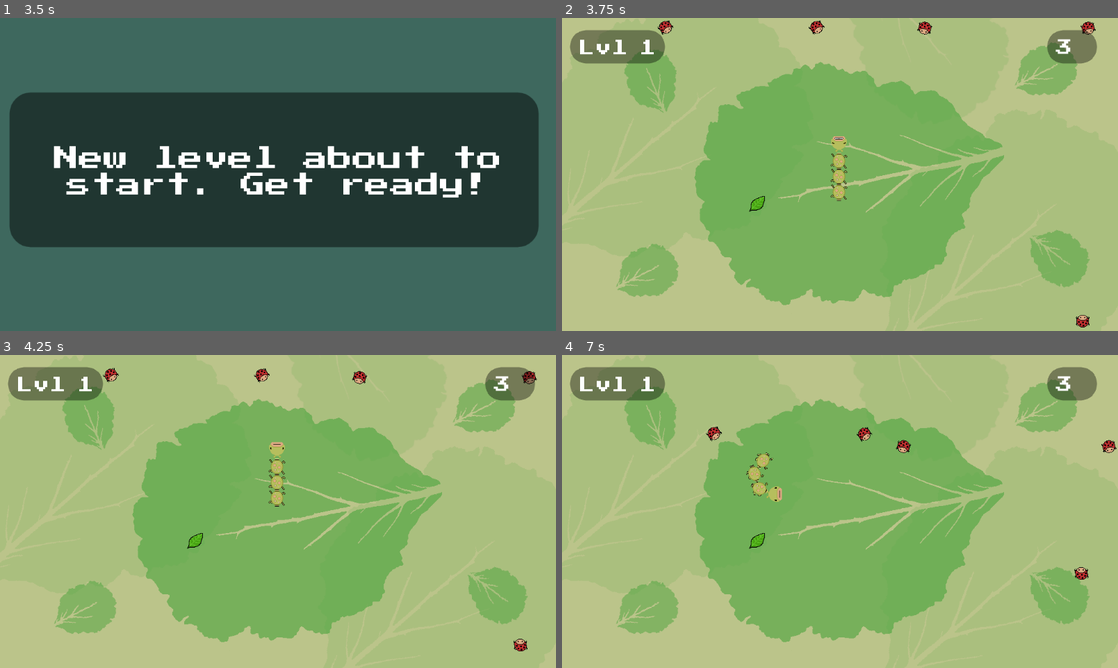
Above: before the commit, frames 1-4 (two rows, left to right).
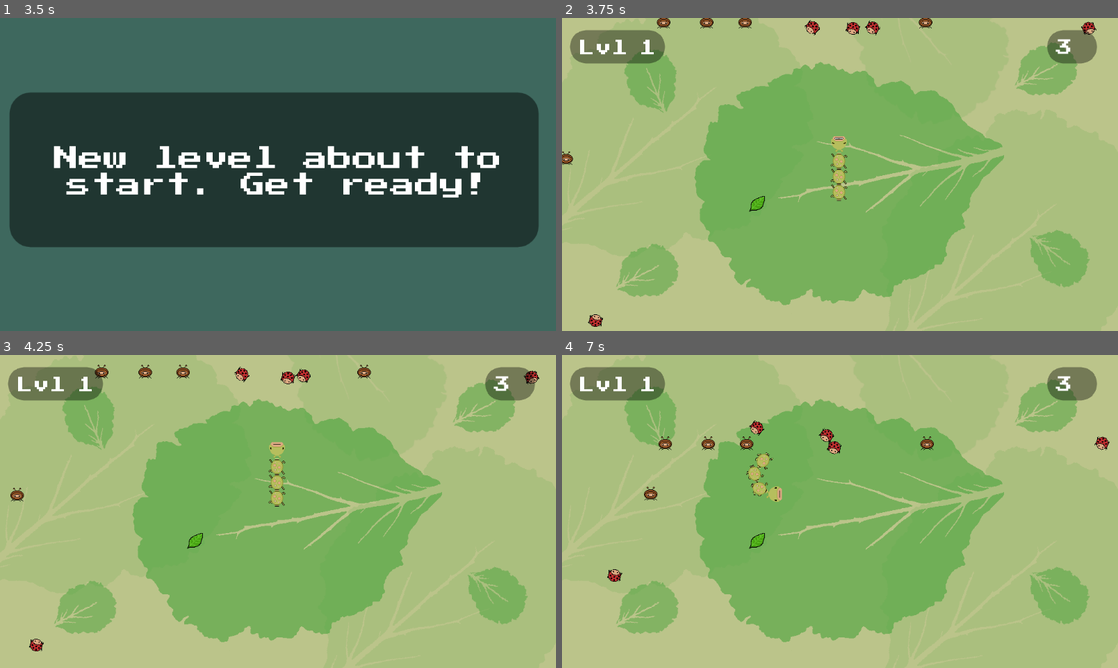
Above: after the commit, the same moments.

Repository: thatnick/grow-grow
Game: Godot game, scene res://scenes/Start.tscn
Same seed, same stepped clock (60 frames per second), same inputs: the game is played once before the commit and once after it.
Inputs:
- Up to frame 1 (3.5 s): click "PRESS HERE TO PLAY" at 0.5 s; tap Enter at 1.25, 2.75 s; hold Right (ui_right) 1.28-2.03 s; tap Space at 2 s; hold Down (ui_down) 2.03-2.78 s; hold Right (ui_right) from 2.78 s (still down)
- Up to frame 2 (3.75 s): tap Space at 3.5 s; release Right (ui_right) at 3.53 s; hold Up (ui_up) from 3.53 s (still down)
- Up to frame 3 (4.25 s): keep holding Up (ui_up)
- Up to frame 4 (7 s): release Up (ui_up) at 4.28 s; hold Left (ui_left) 4.28-5.78 s; hold Down (ui_down) 5.78-6.53 s; hold Right (ui_right) from 6.53 s (still down)

Frame 1 is identical in both runs. In frame 2, 0.9% of the frame differs, in the area x 0-97%, y 0-99%; in frame 3, 1.1%; in frame 4, 1.2%, in the area x 8-100%, y 20-73%.

Commit message:
Add second enemy type

Diff:
--- a/project.godot
+++ b/project.godot
@@ -30,8 +30,10 @@
 
 2d_physics/layer_1="player"
 2d_physics/layer_2="wall"
-2d_physics/layer_3="enemy"
+2d_physics/layer_3="enemy1"
 2d_physics/layer_4="food"
+2d_physics/layer_5="enemy2"
+2d_physics/layer_6="enemy3"
 
 [physics]
 
--- a/scenes/Background.tscn
+++ b/scenes/Background.tscn
@@ -1,7 +1,7 @@
 [gd_scene load_steps=8 format=2]
 
 [ext_resource path="res://sprites/background/Caterpillar Background_2.png" type="Texture" id=1]
-[ext_resource path="res://scenes/Background.gd" type="Script" id=2]
+[ext_resource path="res://scripts/Background.gd" type="Script" id=2]
 [ext_resource path="res://sprites/background/Caterpillar Background_2_allgreen.png" type="Texture" id=3]
 [ext_resource path="res://sprites/background/Caterpillar Background_2_grey.png" type="Texture" id=4]
 [ext_resource path="res://sprites/background/Caterpillar Background_2_brown.png" type="Texture" id=5]
@@ -22,6 +22,8 @@
 
 [node name="TopBumper" type="StaticBody2D" parent="."]
 position = Vector2( 7.99994, -656 )
+collision_layer = 2
+collision_mask = 49
 
 [node name="CollisionShape2D" type="CollisionShape2D" parent="TopBumper"]
 position = Vector2( -7.99994, 346 )
@@ -29,6 +31,8 @@
 
 [node name="BottomBumper" type="StaticBody2D" parent="."]
 position = Vector2( 15.9999, 656 )
+collision_layer = 2
+collision_mask = 49
 
 [node name="CollisionShape2D" type="CollisionShape2D" parent="BottomBumper"]
 position = Vector2( 0.00012207, -347 )
@@ -36,6 +40,8 @@
 
 [node name="LeftBumper" type="StaticBody2D" parent="."]
 position = Vector2( -664, 16 )
+collision_layer = 2
+collision_mask = 49
 
 [node name="CollisionShape2D" type="CollisionShape2D" parent="LeftBumper"]
 position = Vector2( 104, -14 )
@@ -43,6 +49,8 @@
 
 [node name="RightBumper" type="StaticBody2D" parent="."]
 position = Vector2( 656, 0 )
+collision_layer = 2
+collision_mask = 49
 
 [node name="CollisionShape2D" type="CollisionShape2D" parent="RightBumper"]
 position = Vector2( -96.0001, 2 )
--- /dev/null
+++ b/scenes/Enemy1.tscn
@@ -0,0 +1,25 @@
+[gd_scene load_steps=4 format=2]
+
+[ext_resource path="res://sprites/enemies/louse1.png" type="Texture" id=1]
+[ext_resource path="res://scripts/Enemy1.gd" type="Script" id=2]
+
+[sub_resource type="CircleShape2D" id=1]
+radius = 13.3855
+
+[node name="Enemy1" type="KinematicBody2D"]
+collision_layer = 4
+script = ExtResource( 2 )
+
+[node name="CollisionShape2D" type="CollisionShape2D" parent="."]
+position = Vector2( -0.370312, 0.90648 )
+shape = SubResource( 1 )
+
+[node name="Sprite" type="Sprite" parent="."]
+position = Vector2( 2.84211, -3.86018 )
+texture = ExtResource( 1 )
+
+[node name="VisibilityNotifier2D" type="VisibilityNotifier2D" parent="."]
+position = Vector2( -0.732529, -0.0199201 )
+scale = Vector2( 0.488475, 0.396004 )
+
+[connection signal="screen_entered" from="VisibilityNotifier2D" to="." method="_on_VisibilityNotifier2D_screen_entered"]
--- a/scenes/Enemy.tscn
+++ b/scenes/Enemy2.tscn
@@ -1,12 +1,13 @@
 [gd_scene load_steps=4 format=2]
 
 [ext_resource path="res://sprites/enemies/lb1.png" type="Texture" id=1]
-[ext_resource path="res://scripts/Enemy.gd" type="Script" id=2]
+[ext_resource path="res://scripts/Enemy2.gd" type="Script" id=2]
 
 [sub_resource type="CircleShape2D" id=1]
 radius = 13.3855
 
-[node name="Enemy" type="KinematicBody2D"]
+[node name="Enemy2" type="KinematicBody2D"]
+collision_layer = 16
 script = ExtResource( 2 )
 
 [node name="CollisionShape2D" type="CollisionShape2D" parent="."]
--- /dev/null
+++ b/scripts/Enemy1.gd
@@ -0,0 +1,15 @@
+extends KinematicBody2D
+
+var speed = 50
+var velocity
+var dir
+
+func _ready():
+	velocity = Vector2(speed, -1).rotated(dir)
+
+func _physics_process(delta):
+	var collision = move_and_collide(velocity * delta)
+
+	if collision && collision.collider.has_method("hit"):
+		queue_free()
+		collision.collider.hit()
--- a/scripts/Enemy.gd
+++ b/scripts/Enemy2.gd
@@ -1,11 +1,13 @@
 extends KinematicBody2D
 
 var speed = 50
-var velocity = Vector2()
-var dir = Vector2()
+var velocity
+var dir
 
 func _ready():
-	on_spawn()
+	dir += rand_range(-PI / 4, PI / 4)
+	rotation = dir
+	velocity = Vector2(speed, -1).rotated(dir)
 
 func _physics_process(delta):
 	rotation = velocity.angle()
@@ -18,9 +20,3 @@
 
 	if collision:
 		velocity = velocity.bounce(collision.normal)
-
-func _on_VisibilityNotifier2D_screen_entered():
-	$CollisionShape2D.disabled = false
-
-func on_spawn():
-	$CollisionShape2D.disabled = true
--- a/scripts/Main.gd
+++ b/scripts/Main.gd
@@ -4,12 +4,15 @@
 const NUM_ENEMIES = 5
 const background_size = Vector2(1072, 603)
 const collectable = preload("res://scenes/Collectable.tscn")
-const enemy = preload("res://scenes/Enemy.tscn")
+const enemy1 = preload("res://scenes/Enemy1.tscn")
+const enemy2 = preload("res://scenes/Enemy2.tscn")
+
 
 func _ready():
 	spawn_collectable()
 	for i in NUM_ENEMIES:
-		spawn_enemy()
+		spawn_enemy(enemy1)
+		spawn_enemy(enemy2)
 
 	$EnemyTimer.start(10)
 	$EnemyTimer.connect("timeout", self, "_on_EnemyTimer_timeout")
@@ -19,7 +22,8 @@
 
 func _on_EnemyTimer_timeout():
 	for i in NUM_ENEMIES:
-		spawn_enemy()
+		spawn_enemy(enemy1)
+		spawn_enemy(enemy2)
 
 func spawn_collectable():
 	var new_collectable = collectable.instance()
@@ -28,16 +32,15 @@
 	new_collectable.position = get_rand_pos()
 	call_deferred("add_child", new_collectable)
 
-func spawn_enemy():
+func spawn_enemy(type):
 	$EnemyPath/EnemySpawnLocation.offset = randi()
-	var new_enemy = enemy.instance()
-
+	var new_enemy = type.instance()
 	var direction = $EnemyPath/EnemySpawnLocation.rotation + PI / 2
 	new_enemy.position = $EnemyPath/EnemySpawnLocation.position
-	direction += rand_range(-PI / 4, PI / 4)
-	new_enemy.rotation = direction
+
+
+	new_enemy.dir = direction
 	add_child(new_enemy)
-	new_enemy.velocity = Vector2(new_enemy.speed, -1).rotated(direction)
 
 func get_rand_pos():
 	return Vector2(
Renamed: scenes/Background.gd -> scripts/Background.gd
Binary file removed: sprites/enemies/EVILCatHead3_singleframe.png
Binary file added: sprites/enemies/louse1.png
Not shown, changed: sprites/enemies/louse1.png.import
